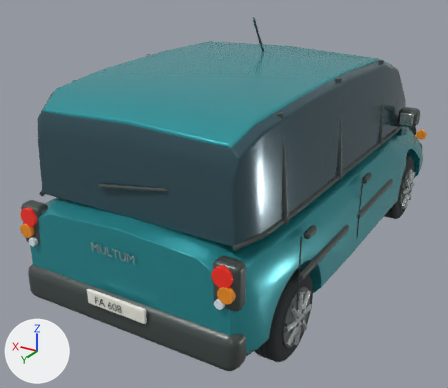
The Blender file source_blender/Multum.blend, before and after one commit.
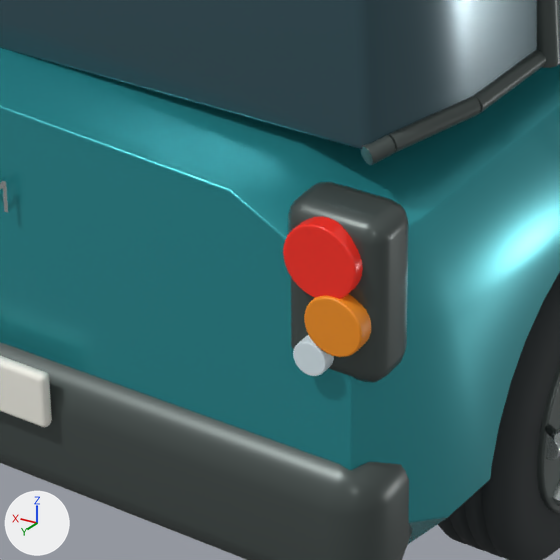
The first picture shows the older version from a 50 mm lens placed at (-2.28, 4.53, 2.7), pointed at (0.24, 0.33, 0.6). The close-ups show the older and then the newer version on the part from 30% to 64% of the width and 53% to 93% of the height of that picture. Only the edits that show in the close-ups are written down. Arrows for +X, +Y and +Z are at lower left; the lights stay in place.

The older version as bpy lines, for what is in view:
```python
ob_panoramic_glasshouse = bpy.data.objects.new('Panoramic glasshouse', me_panoramic_glasshouse_precision_surface)
ob_panoramic_glasshouse.parent = ob_fait_multum
ob_panoramic_glasshouse.location = (0.0, 0.0, 0.0)
ob_rear_indicator_lens = bpy.data.objects.new('Rear indicator lens', me_cylinder_024)
ob_rear_indicator_lens.parent = ob_fait_multum
ob_rear_indicator_lens.location = (-0.776, 2.006, 0.835)
ob_rear_indicator_lens.rotation_euler = (1.571, 0.0, 0.0)  # degrees (90, 0, 0)
ob_rear_lamp_housing = bpy.data.objects.new('Rear lamp housing', me_cube_007)
ob_rear_lamp_housing.parent = ob_fait_multum
ob_rear_lamp_housing.location = (-0.754, 1.938, 0.865)
ob_reversing_lens = bpy.data.objects.new('Reversing lens', me_cylinder_025)
ob_reversing_lens.parent = ob_fait_multum
ob_reversing_lens.location = (-0.733, 2.004, 0.762)
ob_reversing_lens.rotation_euler = (1.571, 0.0, 0.0)  # degrees (90, 0, 0)
ob_tail_lamp = bpy.data.objects.new('Tail lamp', me_cylinder_023)
ob_tail_lamp.parent = ob_fait_multum
ob_tail_lamp.location = (-0.748, 2.0, 0.937)
ob_tail_lamp.rotation_euler = (1.571, 0.0, 0.0)  # degrees (90, 0, 0)
# also in view: 'Rounded body and short bonnet' at (0.0, -0.02, 0.65); 'Däck.001' at (-0.8, 1.3, 0.32); 'Window lower seal.006' at (-0.79, 1.74, 1.06); 'Registration plate.001' at (0.0, 2.05, 0.52); 'Window lower seal.005' at (-0.83, 1.41, 1.07)
```
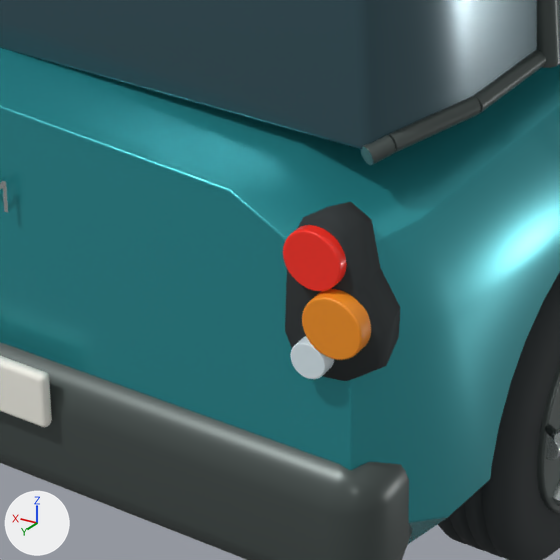
Diff of the bpy script that builds the scene:
```diff
--- a/source_blender/Multum.blend.py
+++ b/source_blender/Multum.blend.py
@@ me_cube_007 @@
 # used by ob_rear_lamp_housing; parent = ob_fait_multum; location = (-0.754, 1.938, 0.865)
-me_cube_007.from_pydata(...)  # 96 vertices, 98 faces; spans x -0.09..0.09, y -0.058..0.058, z -0.148..0.148
-me_cube_007.materials.append(mat_graphite_trim)  # dark grey #4d5755
+me_cube_007.from_pydata(...)  # 30 vertices, 22 faces; spans x -0.847..-0.67, y 1.912..1.998, z 0.707..1.015
+# me_cube_007 part 1: 96 vertices removed from x -0.09..0.09, y -0.058..0.058, z -0.148..0.148
+# me_cube_007 part 2: 30 vertices added at x -0.847..-0.67, y 1.912..1.998, z 0.707..1.015
+# me_cube_007 part 3: the surface is now shaded smooth
+me_cube_007.materials.append(mat_tire_rubber)  # dark grey #2c3234
@@ me_cylinder_023 @@
 # used by ob_tail_lamp; parent = ob_fait_multum; location = (-0.748, 2.0, 0.937); rotation_euler = (1.571, 0.0, 0.0), in degrees (90, 0, 0)
-me_cylinder_023.from_pydata(...)  # 192 vertices, 162 faces; spans x -0.065..0.065, y -0.065..0.065, z -0.017..0.017
+me_cylinder_023.from_pydata(...)  # 192 vertices, 162 faces; spans x -0.052..0.052, y -0.052..0.052, z -0.017..0.017
+# me_cylinder_023 part 4: 192 of 192 vertices moved; they spanned x -0.065..0.065, y -0.065..0.065, z -0.017..0.017 and now span x -0.052..0.052, y -0.052..0.052, z -0.017..0.017; mean shift (0.0, 0.0, 0.0)
 me_cylinder_023.materials.append(mat_tail_lamp)
@@ ob_rear_lamp_housing @@
 ob_rear_lamp_housing.parent = ob_fait_multum
-ob_rear_lamp_housing.location = (-0.754, 1.938, 0.865)
+ob_rear_lamp_housing.location = (0.0, 0.0, 0.0)
@@ ob_tail_lamp @@
 ob_tail_lamp.parent = ob_fait_multum
-ob_tail_lamp.location = (-0.748, 2.0, 0.937)
+ob_tail_lamp.location = (-0.735, 2.001, 0.937)
 ob_tail_lamp.rotation_euler = (1.571, 0.0, 0.0)  # degrees (90, 0, 0)
@@ ob_rear_indicator_lens @@
 ob_rear_indicator_lens.parent = ob_fait_multum
-ob_rear_indicator_lens.location = (-0.776, 2.006, 0.835)
+ob_rear_indicator_lens.location = (-0.777, 2.011, 0.835)
 ob_rear_indicator_lens.rotation_euler = (1.571, 0.0, 0.0)  # degrees (90, 0, 0)
@@ ob_reversing_lens @@
 ob_reversing_lens.parent = ob_fait_multum
-ob_reversing_lens.location = (-0.733, 2.004, 0.762)
+ob_reversing_lens.location = (-0.733, 2.009, 0.761)
 ob_reversing_lens.rotation_euler = (1.571, 0.0, 0.0)  # degrees (90, 0, 0)
```

Boxes (x1, y1, x2, y2) around the edits, measured in the close-ups (560 x 560 px):
'Rear lamp housing', reshaped, moved (10% shorter)
    before: (288, 182, 409, 382)
    after: (285, 202, 400, 381)
'Tail lamp', reshaped, moved (20% narrower, 20% shorter)
    before: (283, 216, 363, 299)
    after: (283, 225, 347, 291)
'Rear indicator lens', moved
    before: (304, 294, 371, 357)
    after: (302, 289, 371, 360)
'Reversing lens', moved
    before: (293, 335, 334, 376)
    after: (290, 336, 334, 379)
part 1 of me_cube_007, deleted
    before: (288, 182, 409, 382)
part 2 of me_cube_007, added
    after: (285, 202, 400, 381)
